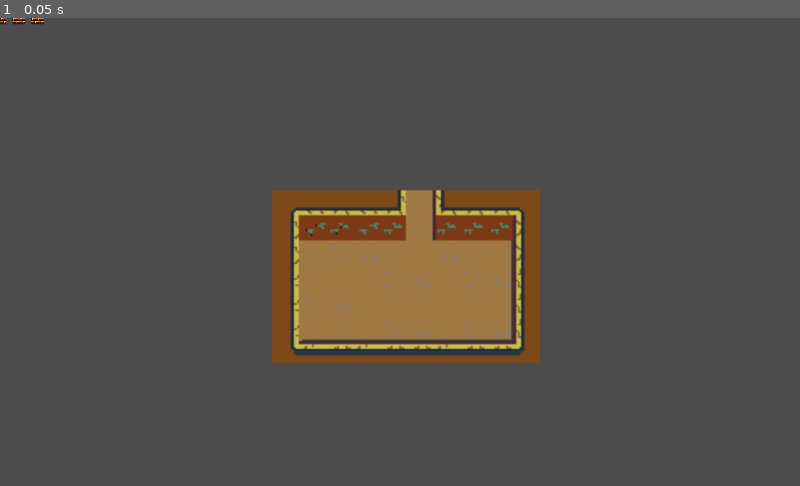
Above: before the commit, frame 1.
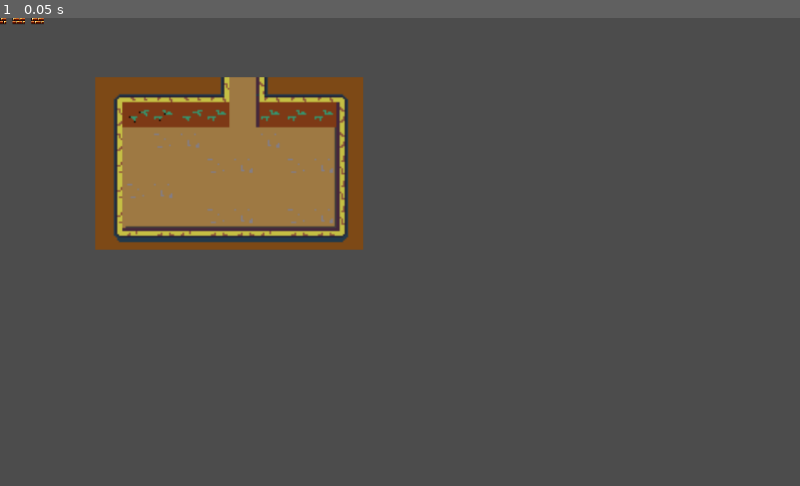
Above: after the commit, the same moment.

Repository: JorgeHuaman/GodotProyectoGrupal
Game: Godot game, scene res://Escenas/Nivel.tscn
Same seed, same stepped clock (60 frames per second), same inputs: the game is played once before the commit and once after it. The project has no main scene, so this scene is started directly.
Inputs:
- Up to frame 1 (0.05 s): no input

The runs differ from the first frame. In frame 1, 22% of the frame differs, in the area x 11-68%, y 12-74%.

Commit message:
NUEVO NIVELITO AHORA SI GUARDADO XD

Diff:
--- a/Escenas/Nivel.tscn
+++ b/Escenas/Nivel.tscn
@@ -1,13 +1,18 @@
-[gd_scene load_steps=5 format=2]
+[gd_scene load_steps=7 format=2]
 
 [ext_resource path="res://Recursos/tile000 arreglado.png" type="Texture" id=1]
 [ext_resource path="res://Recursos/pruebas de sprite red diamont.png" type="Texture" id=2]
 
 [sub_resource type="RectangleShape2D" id=1]
 
-[sub_resource type="CapsuleShape2D" id=2]
-radius = 74.511
-height = 215.659
+[sub_resource type="RectangleShape2D" id=2]
+extents = Vector2( 81.9854, 7.1938 )
+
+[sub_resource type="RectangleShape2D" id=3]
+extents = Vector2( 22, 110 )
+
+[sub_resource type="RectangleShape2D" id=4]
+extents = Vector2( 109, 24 )
 
 [node name="Nivel" type="Node2D"]
 
@@ -44,14 +49,41 @@
 shape = SubResource( 1 )
 
 [node name="Sprite" type="Sprite" parent="."]
-position = Vector2( 519.5, 331.5 )
+position = Vector2( 293.5, 186.5 )
 scale = Vector2( 2.14063, 2.01563 )
 texture = ExtResource( 2 )
 __meta__ = {
 "_edit_group_": true
 }
 
-[node name="StaticBody2D" type="StaticBody2D" parent="Sprite"]
+[node name="StaticBody2D" type="StaticBody2D" parent="."]
+position = Vector2( 293.5, 186.5 )
+scale = Vector2( 2.14063, 2.01563 )
 
-[node name="CollisionShape2D" type="CollisionShape2D" parent="Sprite/StaticBody2D"]
+[node name="CollisionShape2D" type="CollisionShape2D" parent="StaticBody2D"]
+position = Vector2( 0.467163, 48.124 )
 shape = SubResource( 2 )
+
+[node name="StaticBody2D2" type="StaticBody2D" parent="."]
+
+[node name="CollisionShape2D" type="CollisionShape2D" parent="StaticBody2D2"]
+position = Vector2( 468, 186 )
+shape = SubResource( 3 )
+
+[node name="StaticBody2D3" type="StaticBody2D" parent="."]
+
+[node name="CollisionShape2D" type="CollisionShape2D" parent="StaticBody2D3"]
+position = Vector2( 125, 183 )
+shape = SubResource( 3 )
+
+[node name="StaticBody2D4" type="StaticBody2D" parent="."]
+
+[node name="CollisionShape2D" type="CollisionShape2D" parent="StaticBody2D4"]
+position = Vector2( 175, 75 )
+shape = SubResource( 4 )
+
+[node name="StaticBody2D5" type="StaticBody2D" parent="."]
+
+[node name="CollisionShape2D" type="CollisionShape2D" parent="StaticBody2D5"]
+position = Vector2( 449, 75 )
+shape = SubResource( 4 )
